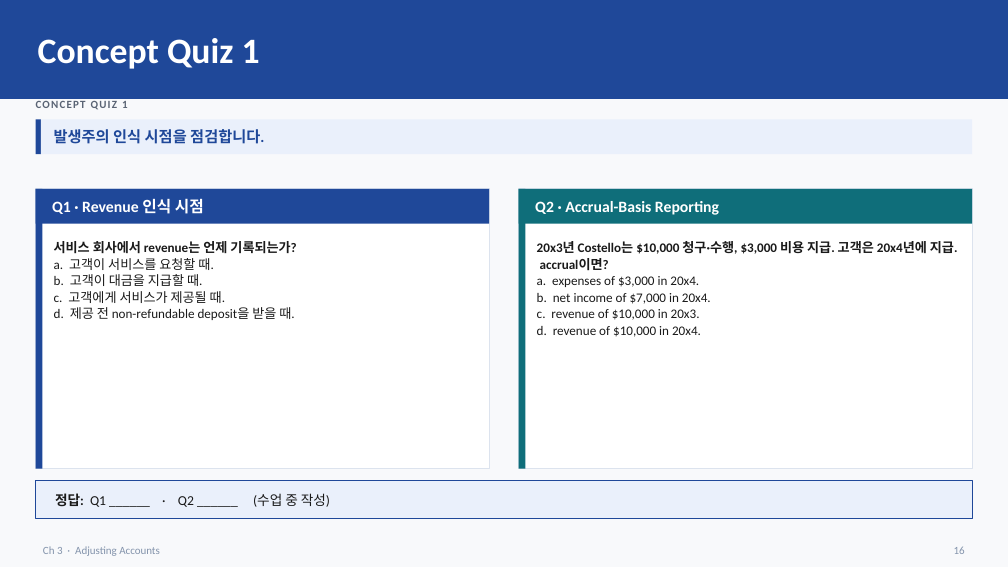
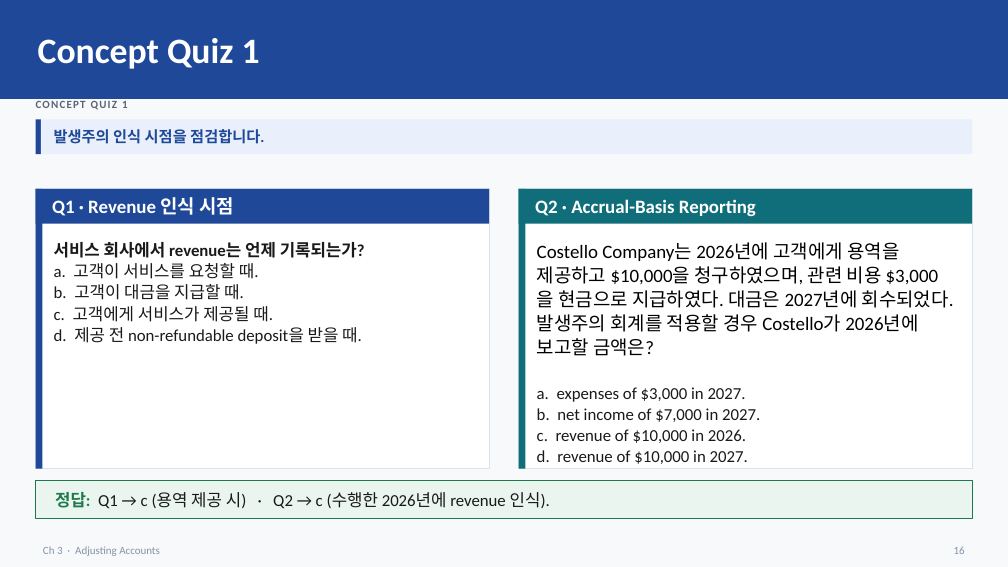
Before and after one commit to keejae/financial-accounting, a slide deck: slide 16 of files/week2/korean/Wk2_L5_slides.pptx. Drawn at 1008x567 pixels with LibreOffice and Linux fonts; fonts in the diff are those of the drawing. Boxes give left, top, right and bottom in pixels: in the first picture for what was removed or moved away, otherwise in the second. Text is boxed around its words. In the diff, an @@ line names an element or a change of style, - is before the commit and + after.

```diff
--- a/files/week2/korean/Wk2_L5_slides.pptx
+++ b/files/week2/korean/Wk2_L5_slides.pptx
@@ text "Q1 · Revenue 인식 시점" at bbox=[52, 197, 234, 216]: size 15 to 18 pt @@
@@ text "Q2 · Accrual-Basis Reporting" at bbox=[535, 199, 756, 217]: size 15 to 18 pt @@
@@ text "서비스 회사에서 revenue는 언제 기록되는가?" at bbox=[54, 242, 365, 344]: size 12.5 to 16 pt @@
@@ text at bbox=[537, 242, 954, 464]: text changed; size 12.5 to 18 pt; text colour #1A1A1A to #000000 @@
-20x3년 Costello는 $10,000 청구·수행, $3,000 비용 지급. 고객은 20x4년에 지급. accrual이면?
-a. expenses of $3,000 in 20x4.
-b. net income of $7,000 in 20x4.
-c. revenue of $10,000 in 20x3.
-d. revenue of $10,000 in 20x4.
+Costello Company는 2026년에 고객에게 용역을 제공하고 $10,000을 청구하였으며, 관련 비용 $3,000을 현금으로 지급하였다. 대금은 2027년에 회수되었다. 발생주의 회계를 적용할 경우 Costello가 2026년에 보고할 금액은?
+a. expenses of $3,000 in 2027.
+b. net income of $7,000 in 2027.
+c. revenue of $10,000 in 2026.
+d. revenue of $10,000 in 2027.
@@ rectangle at bbox=[36, 481, 972, 519]: fill #EAF0FB to #E9F5EE; outline #1F4899 1 pt to #1E7A4C 1 pt @@
@@ text at bbox=[55, 492, 550, 509]: text changed; size 13 to 16 pt @@
-정답: Q1 ______ · Q2 ______ (수업 중 작성)
+정답: Q1 → c (용역 제공 시) · Q2 → c (수행한 2026년에 revenue 인식).
```
Also in this commit, not shown: 30 other slides changed, 7 slides added, 9 slides removed, 11 other files.
